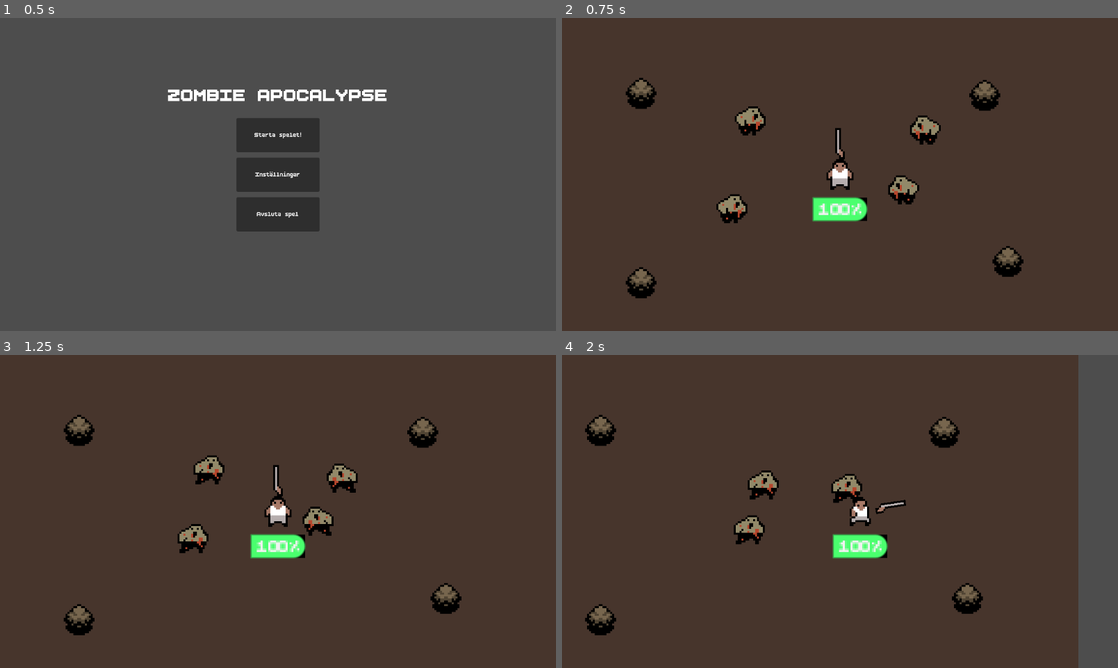
Above: before the commit, frames 1-4 (two rows, left to right).
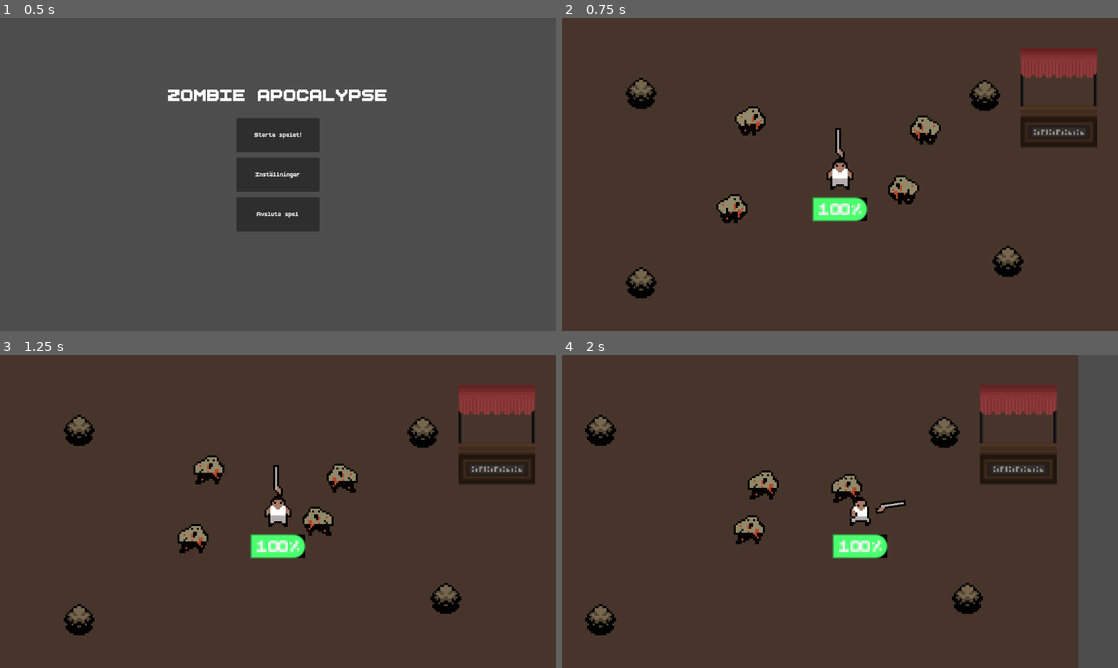
Above: after the commit, the same moments.

Repository: Liamthemannen/Project-2--Spel
Game: Godot game, scene res://Scen/main_menu.tscn
Same seed, same stepped clock (60 frames per second), same inputs: the game is played once before the commit and once after it.
Inputs (mouse positions are in pixels of both pictures, inside the frame that each line leads up to):
- Up to frame 1 (0.5 s): no input
- Up to frame 2 (0.75 s): click "Starta spelet!" at 0.5 s
- Up to frame 3 (1.25 s): no input
- Up to frame 4 (2 s): move the mouse to (962, 495) at 1.27 s; hold D (Go_right) from 1.28 s (still down); click (962, 495) at 1.35 s

Frame 1 is identical in both runs. In frame 2, 2.3% of the frame differs, in the area x 82-97%, y 9-42%; in frame 3, 2.3%; in frame 4, 2.4%, in the area x 75-89%, y 9-42%.

Commit message:
kodat shopfönstret

Diff:
--- /dev/null
+++ b/Kod/shop_2.gd
@@ -0,0 +1,21 @@
+extends StaticBody2D
+
+var shop_fönster
+var anim: AnimationPlayer
+
+func _ready() -> void:
+	await get_tree().process_frame
+
+	shop_fönster = get_node_or_null("shop_fönster")
+	anim = shop_fönster.get_node_or_null("Anim")
+	shop_fönster.visible = false
+
+
+
+func _on_in_area_check_body_entered(body: Node2D) -> void:
+	if body.name == "SpelKaraktär":
+		get_tree().paused = true
+		if shop_fönster:
+			shop_fönster.visible = true
+		if anim:
+			anim.play("transin")
--- /dev/null
+++ b/Kod/shop_fönster.gd
@@ -0,0 +1,9 @@
+extends CanvasLayer
+
+
+var shop_fönster
+
+func _on_close_pressed() -> void:
+	get_node("Anim").play("transout")
+	self.visible = false
+	get_tree().paused = false
--- a/Scen/main.tscn
+++ b/Scen/main.tscn
@@ -1,9 +1,10 @@
-[gd_scene load_steps=8 format=3 uid="uid://dpt1j6hgafrji"]
+[gd_scene load_steps=9 format=3 uid="uid://dpt1j6hgafrji"]
 
 [ext_resource type="Script" uid="uid://cn57eqad1ux0b" path="res://Kod/main.gd" id="1_wlob7"]
 [ext_resource type="PackedScene" uid="uid://c2nmf1b7m2v7b" path="res://Scen/Spelkaraktär.tscn" id="2_6u201"]
 [ext_resource type="PackedScene" uid="uid://cgkc2fjkwhe2h" path="res://Scen/Buske.tscn" id="2_303lf"]
 [ext_resource type="PackedScene" uid="uid://b6408ins3uock" path="res://Scen/fiende.tscn" id="3_6u201"]
+[ext_resource type="PackedScene" uid="uid://bksfka8lnom2p" path="res://Scen/shop2.tscn" id="3_52smi"]
 [ext_resource type="PackedScene" uid="uid://m5bcyscvo6r8" path="res://Scen/paus_menu.tscn" id="5_fa47m"]
 [ext_resource type="PackedScene" uid="uid://c7p5t1e3ny2wk" path="res://Scen/settings_menu.tscn" id="6_fa47m"]
 [ext_resource type="PackedScene" uid="uid://dq3ffsbpxn1nk" path="res://Scen/game_over.tscn" id="7_adhq0"]
@@ -18,6 +19,9 @@
 offset_bottom = -39.514538
 scale = Vector2(7.11373, 3.904982)
 color = Color(0.2784314, 0.20784314, 0.17254902, 1)
+
+[node name="StaticBody2D" parent="." instance=ExtResource("3_52smi")]
+position = Vector2(112, -37)
 
 [node name="Buskar" type="Node2D" parent="."]
 
--- /dev/null
+++ b/Scen/shop2.tscn
@@ -0,0 +1,38 @@
+[gd_scene load_steps=7 format=3 uid="uid://bksfka8lnom2p"]
+
+[ext_resource type="Texture2D" uid="uid://dm2digvvfnrm8" path="res://Design/GourmetMarketStalls.png" id="1_1pd2d"]
+[ext_resource type="Script" uid="uid://ca8oc4bmscka1" path="res://Kod/shop_2.gd" id="1_n77tp"]
+[ext_resource type="PackedScene" uid="uid://cfyiijtv25ob" path="res://Scen/shop_fönster.tscn" id="3_ynftl"]
+
+[sub_resource type="PhysicsMaterial" id="PhysicsMaterial_n77tp"]
+
+[sub_resource type="RectangleShape2D" id="RectangleShape2D_ynftl"]
+size = Vector2(46.121162, 44.71709)
+
+[sub_resource type="RectangleShape2D" id="RectangleShape2D_n77tp"]
+size = Vector2(51, 60)
+
+[node name="StaticBody2D" type="StaticBody2D"]
+physics_material_override = SubResource("PhysicsMaterial_n77tp")
+script = ExtResource("1_n77tp")
+
+[node name="Sprite2D" type="Sprite2D" parent="."]
+position = Vector2(2.0000002, -3)
+scale = Vector2(0.8854167, 0.86160713)
+texture = ExtResource("1_1pd2d")
+
+[node name="CollisionShape2D" type="CollisionShape2D" parent="."]
+position = Vector2(2.4999995, -2.4999995)
+scale = Vector2(0.8455988, 1.1405035)
+shape = SubResource("RectangleShape2D_ynftl")
+
+[node name="In_area_check" type="Area2D" parent="."]
+
+[node name="CollisionShape2D" type="CollisionShape2D" parent="In_area_check"]
+position = Vector2(2.5, -2)
+shape = SubResource("RectangleShape2D_n77tp")
+debug_color = Color(0.961032, 1.4439225e-06, 0.51540667, 0.41960785)
+
+[node name="shop_fönster" parent="." instance=ExtResource("3_ynftl")]
+
+[connection signal="body_entered" from="In_area_check" to="." method="_on_in_area_check_body_entered"]
--- /dev/null
+++ b/Scen/shop_fönster.tscn
@@ -0,0 +1,127 @@
+[gd_scene load_steps=6 format=3 uid="uid://cfyiijtv25ob"]
+
+[ext_resource type="Script" uid="uid://cad0p1pp0x6qv" path="res://Kod/shop_fönster.gd" id="1_ame4s"]
+
+[sub_resource type="Animation" id="Animation_lrrlp"]
+length = 0.001
+tracks/0/type = "value"
+tracks/0/imported = false
+tracks/0/enabled = true
+tracks/0/path = NodePath(".:offset")
+tracks/0/interp = 1
+tracks/0/loop_wrap = true
+tracks/0/keys = {
+"times": PackedFloat32Array(0),
+"transitions": PackedFloat32Array(1),
+"update": 0,
+"values": [Vector2(0, 0)]
+}
+
+[sub_resource type="Animation" id="Animation_ame4s"]
+resource_name = "transin"
+tracks/0/type = "value"
+tracks/0/imported = false
+tracks/0/enabled = true
+tracks/0/path = NodePath(".:offset")
+tracks/0/interp = 1
+tracks/0/loop_wrap = true
+tracks/0/keys = {
+"times": PackedFloat32Array(0, 1),
+"transitions": PackedFloat32Array(1, 1),
+"update": 0,
+"values": [Vector2(0, -300), Vector2(0, 0)]
+}
+
+[sub_resource type="Animation" id="Animation_00ian"]
+resource_name = "transout"
+tracks/0/type = "value"
+tracks/0/imported = false
+tracks/0/enabled = true
+tracks/0/path = NodePath(".:offset")
+tracks/0/interp = 1
+tracks/0/loop_wrap = true
+tracks/0/keys = {
+"times": PackedFloat32Array(0, 1),
+"transitions": PackedFloat32Array(1, 1),
+"update": 0,
+"values": [Vector2(0, 0), Vector2(0, -300)]
+}
+
+[sub_resource type="AnimationLibrary" id="AnimationLibrary_lrrlp"]
+_data = {
+&"RESET": SubResource("Animation_lrrlp"),
+&"transin": SubResource("Animation_ame4s"),
+&"transout": SubResource("Animation_00ian")
+}
+
+[node name="shop_fönster" type="CanvasLayer"]
+process_mode = 3
+script = ExtResource("1_ame4s")
+
+[node name="Anim" type="AnimationPlayer" parent="."]
+libraries = {
+&"": SubResource("AnimationLibrary_lrrlp")
+}
+
+[node name="Panel" type="Panel" parent="."]
+offset_left = 211.0
+offset_top = 105.0
+offset_right = 917.0
+offset_bottom = 501.0
+
+[node name="Close" type="Button" parent="."]
+offset_left = 799.0
+offset_top = 106.0
+offset_right = 918.0
+offset_bottom = 169.0
+text = "Close"
+
+[node name="Control" type="Control" parent="."]
+layout_mode = 3
+anchors_preset = 0
+offset_bottom = 5.0
+
+[node name="Label" type="Label" parent="Control"]
+layout_mode = 0
+offset_left = 235.0
+offset_top = 112.0
+offset_right = 300.0
+offset_bottom = 153.0
+text = "Fire rate"
+horizontal_alignment = 1
+vertical_alignment = 1
+autowrap_mode = 3
+
+[node name="Label2" type="Label" parent="Control"]
+layout_mode = 1
+anchors_preset = -1
+anchor_bottom = 2.3000002
+offset_left = 478.0
+offset_top = 338.0
+offset_right = 689.0
+offset_bottom = 349.5
+text = "kjefiqaijvqmvomqowrmvps"
+horizontal_alignment = 1
+vertical_alignment = 1
+autowrap_mode = 3
+
+[node name="Label3" type="Label" parent="Control"]
+layout_mode = 0
+offset_left = 406.0
+offset_top = 120.0
+offset_right = 458.0
+offset_bottom = 143.0
+text = "Health"
+
+[node name="Label4" type="Label" parent="Control"]
+layout_mode = 0
+offset_left = 326.0
+offset_top = 122.0
+offset_right = 390.0
+offset_bottom = 145.0
+text = "Damage"
+horizontal_alignment = 1
+vertical_alignment = 1
+autowrap_mode = 3
+
+[connection signal="pressed" from="Close" to="." method="_on_close_pressed"]
Binary file added: Design/GourmetMarketStalls.png
Not shown, added: Design/GourmetMarketStalls.png.import
Not shown, added: Kod/shop_2.gd.uid
Not shown, added: Kod/shop_fönster.gd.uid
